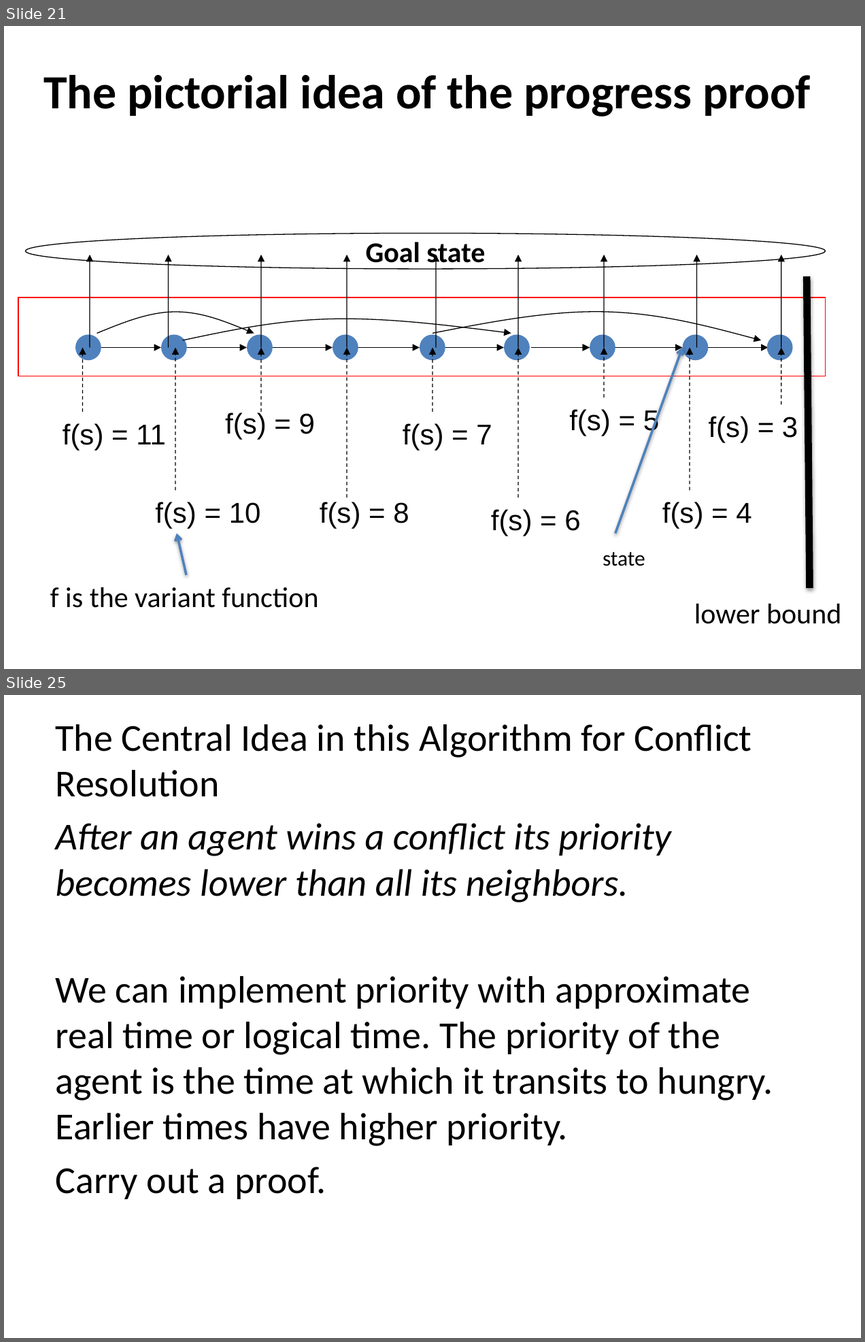
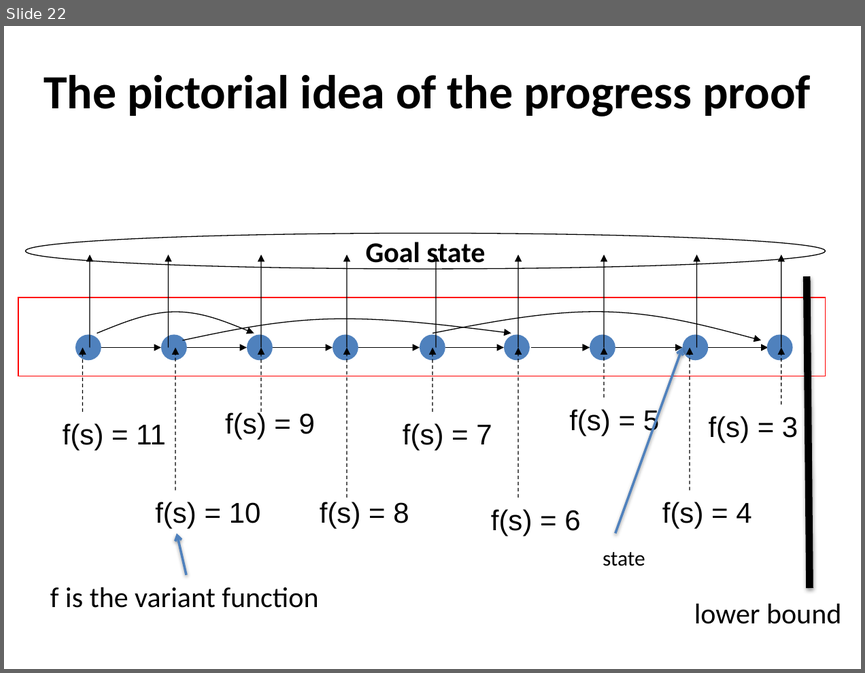
Before and after one commit to kmchandy/kmchandy.github.io, a slide deck: DiningPhilosophers/DiningPhilosophers.pptx. Shown one above the other, each under a label of ours: slides 21 and 25 before the commit, slide 22 after it; the slides between them are not shown. The pictures are 865x1342 and 865x673 pixels, drawn with LibreOffice and Linux fonts; fonts in the diff are those of the drawing. Boxes give left, top, right and bottom in pixels: in the first picture for what was removed or moved away, otherwise in the second. Text is boxed around its words. In the diff, an @@ line names an element or a change of style, - is before the commit and + after.

```diff
--- a/DiningPhilosophers/DiningPhilosophers.pptx
+++ b/DiningPhilosophers/DiningPhilosophers.pptx
@@ slide 25 removed at (4,695,861,1338), background #FFFFFF @@
@@ text removed at (56,724,773,1199) @@
-The Central Idea in this Algorithm for Conflict Resolution
-After an agent wins a conflict its priority becomes lower than all its neighbors.
-We can implement priority with approximate real time or logical time. The priority of the agent is the time at which it transits to hungry. Earlier times have higher priority.
-Carry out a proof.
@@ what was slide 21 is now slide 22 @@
```
Also in this commit, not shown: 12 slides changed, 3 slides added, 5 other slides removed, 29 other files.
